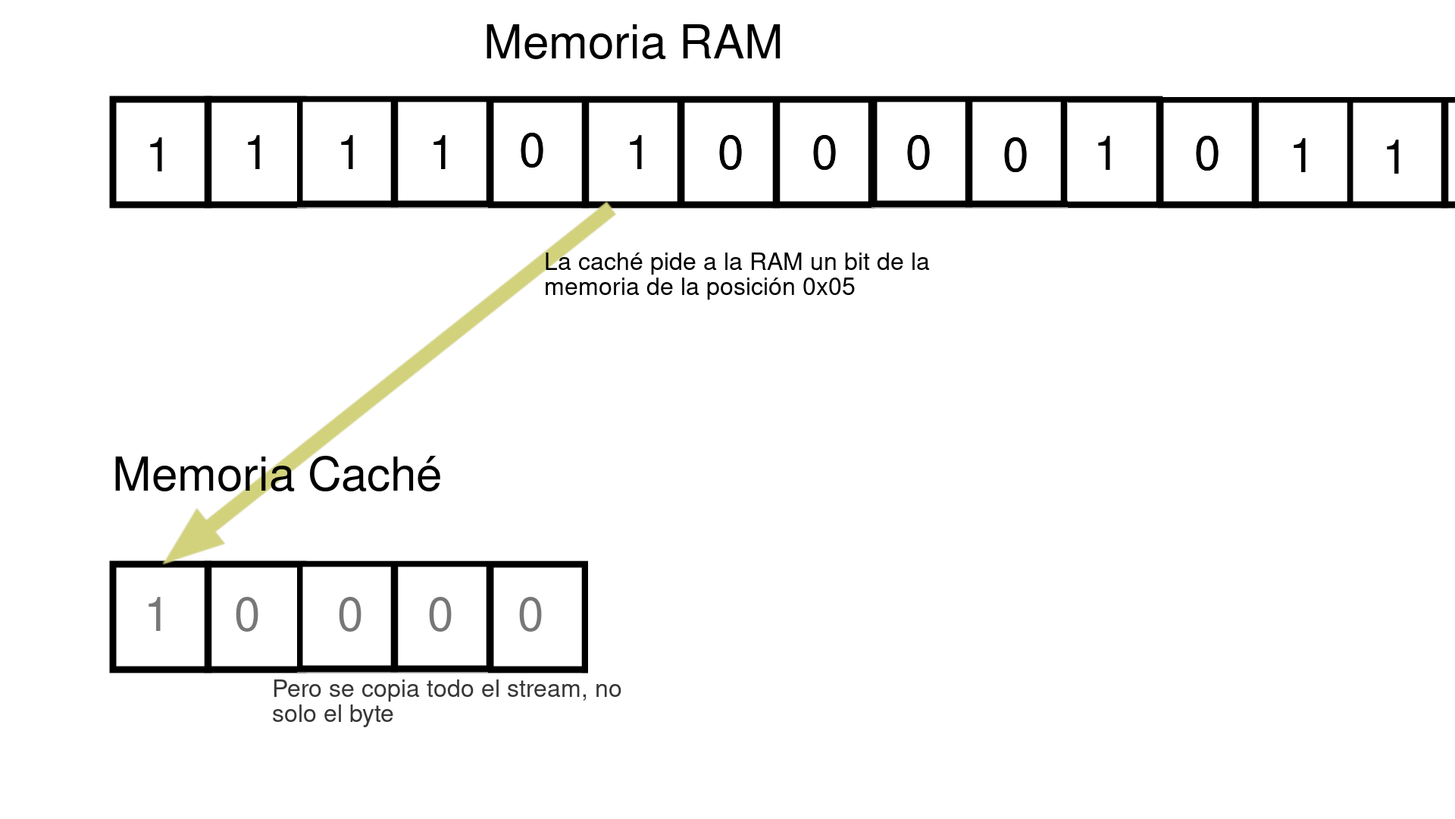
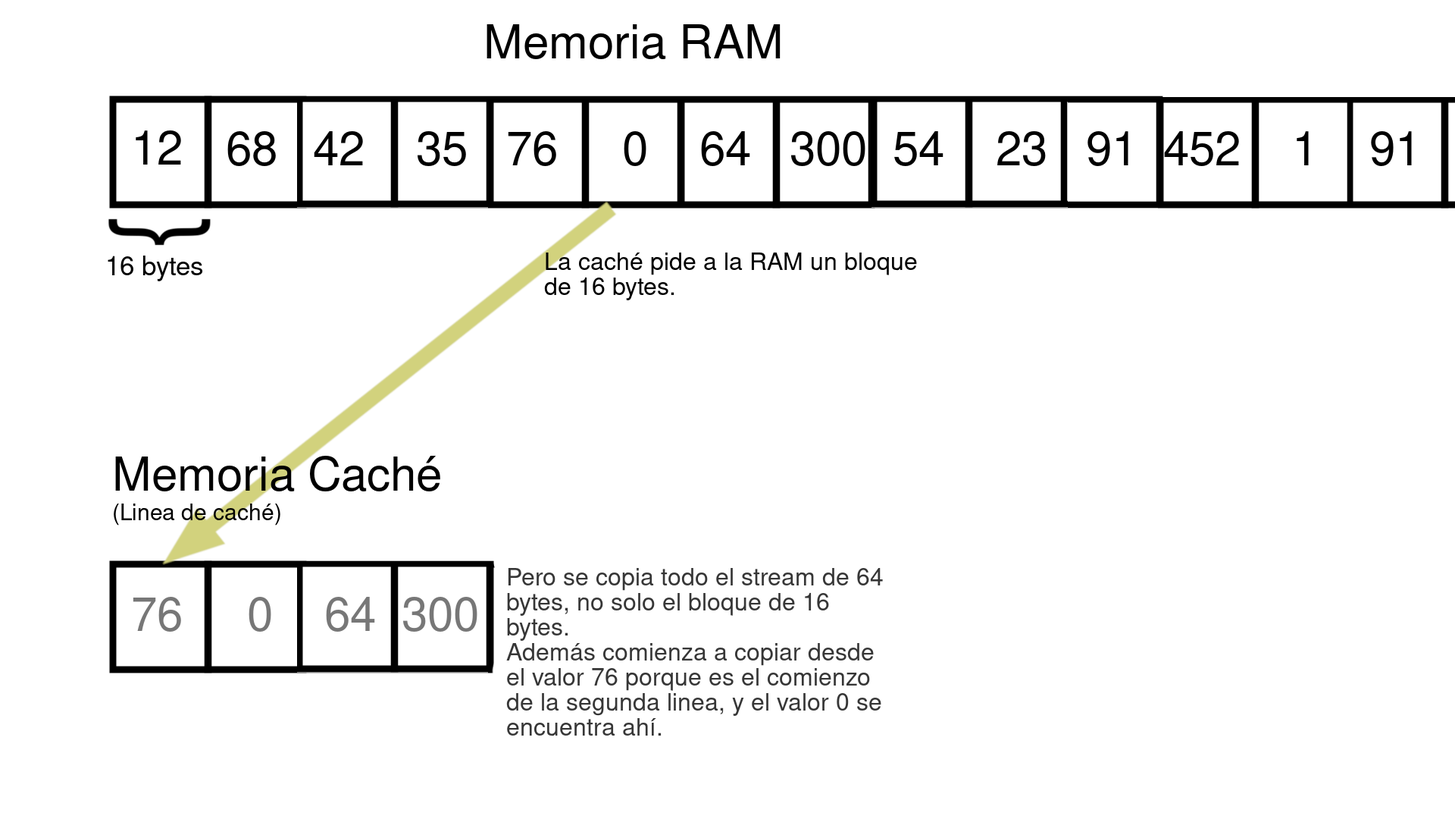
Layered file, before and after one edit (1455px x 819px). Changes by layer:
renamed "Pero se copia todo el stream, ..." to "Pero se copia todo el stream d...", painted on it over (272, 567, 884, 737)
renamed "1 0 0 0 0" to "76 0 64 300", painted on it over (132, 596, 542, 632)
renamed "La caché pide a la RAM un bit ..." to "La caché pide a la RAM un bloq...", painted on it over (544, 252, 931, 301)
added layer "16 bytes" above "42 35 76 0 64 300 ..." over (107, 255, 204, 282)
renamed "1 #1" to "42 35 76 0 64 300 ...", painted on it over (313, 131, 1413, 174)
removed layer "0" over (520, 132, 1219, 173)
painted on "1" over (108, 130, 643, 246)
renamed "Memoria Caché" to "Memoria Caché ...", painted on it over (113, 503, 281, 526)
added layer "68" above "Fondo" over (227, 131, 276, 166)
painted on "Fondo" over (491, 560, 589, 674)
